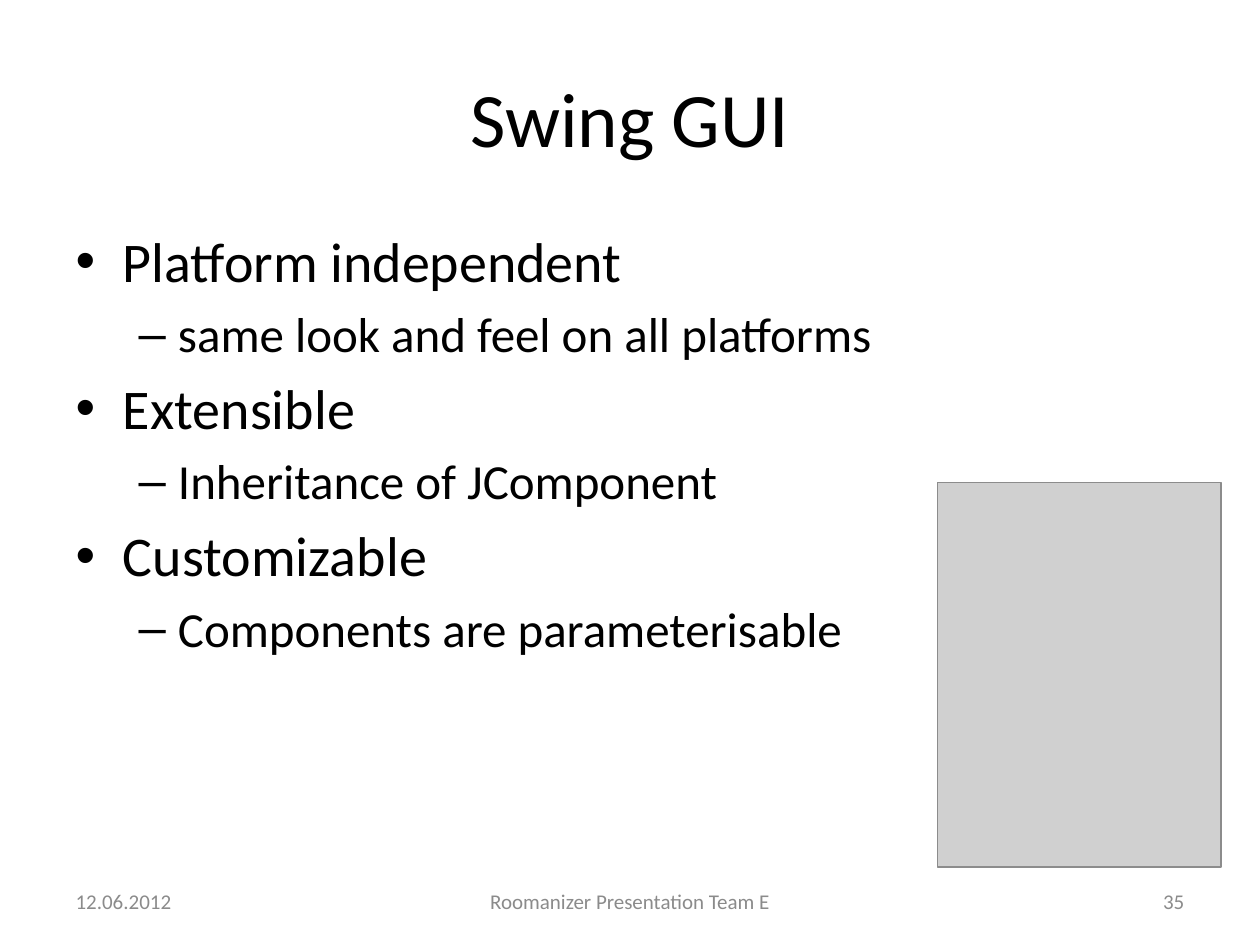
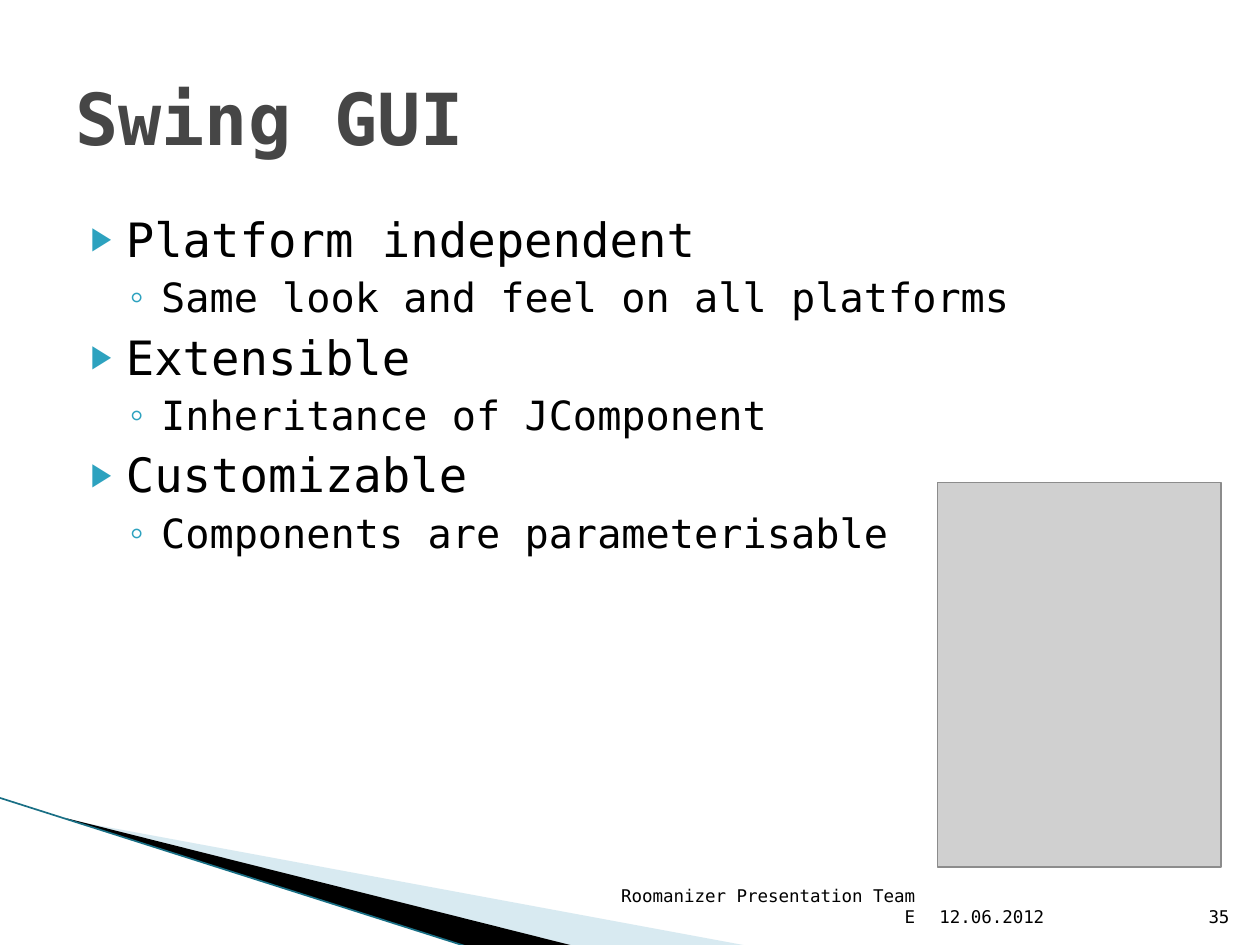
Before and after one commit to markusmo/HotelSoftware, a slide deck: slide 35 of Documentation/Praesentation/PresentationRoomanizer.pptx. Drawn at 1260x945 pixels with LibreOffice and Linux fonts; fonts in the diff are those of the drawing; grey boxes stand for pictures; background and template pictures are left out. Boxes give left, top, right and bottom in pixels: in the first picture for what was removed or moved away, otherwise in the second. Text is boxed around its words. In the diff, an @@ line names an element or a change of style, - is before the commit and + after.

```diff
--- a/Documentation/Praesentation/PresentationRoomanizer.pptx
+++ b/Documentation/Praesentation/PresentationRoomanizer.pptx
@@ title "Swing GUI" at [75, 87, 464, 160]: size 44 to 41 pt, font Calibri to DejaVu Sans Mono, text colour #000000 to #464646, bold on; alignment centre to left @@
@@ text "Platform independent": place and size @@
-text "Platform independent" at [123, 243, 871, 655]
+text "Platform independent" at [126, 220, 1009, 557]
@@ text at [126, 220, 888, 557]: size 32 to 27 pt in "Platform independent", "Extensible", "Customizable"; font Calibri to DejaVu Sans Mono in "Platform independent", "Extensible", "Inheritance of JComponent", "Customizable" and 1 more places; size 28 to 23 pt in "Inheritance of JComponent", "Components are parameterisable"; bullet • to ▶; less space between paragraphs; bullet – to ◦ @@
@@ text at [161, 281, 1009, 321]: text changed; size 28 to 23 pt; font Calibri to DejaVu Sans Mono @@
-  – same look and feel on all platforms
+  ◦ Same look and feel on all platforms
@@ line added from (0, 798) to (467, 945), #97C5D8 0.95 pt @@
@@ freeform shape added at [67, 818, 576, 945], fill #000000 @@
@@ freeform shape added at [69, 819, 750, 945], fill #A0CBDC at 40% opacity @@
@@ text "Roomanizer Presentation Team E": place and size @@
-text "Roomanizer Presentation Team E" at [490, 894, 769, 909]
+text "Roomanizer Presentation Team E" at [621, 888, 916, 923]
@@ text "Roomanizer Presentation Team E" at [621, 888, 916, 923]: size 12 to 10 pt, font Calibri to DejaVu Sans Mono, text colour #8C8C8C to #000000; alignment centre to right; vertical alignment middle to bottom @@
@@ text "12.06.2012" at [939, 910, 1044, 924]: size 12 to 10 pt, font Calibri to DejaVu Sans Mono, text colour #8C8C8C to #000000; vertical alignment middle to bottom @@
@@ text "12.06.2012": place and size @@
-text "12.06.2012" at [76, 895, 172, 909]
+text "12.06.2012" at [939, 910, 1044, 924]
@@ page number: place and size @@
-page number at [1163, 895, 1184, 909]
+page number at [1209, 910, 1230, 924]
@@ page number at [1209, 910, 1230, 924]: size 12 to 10 pt, font Calibri to DejaVu Sans Mono, text colour #8C8C8C to #000000; vertical alignment middle to bottom @@
```
Also in this commit, not shown: 46 other slides changed.
